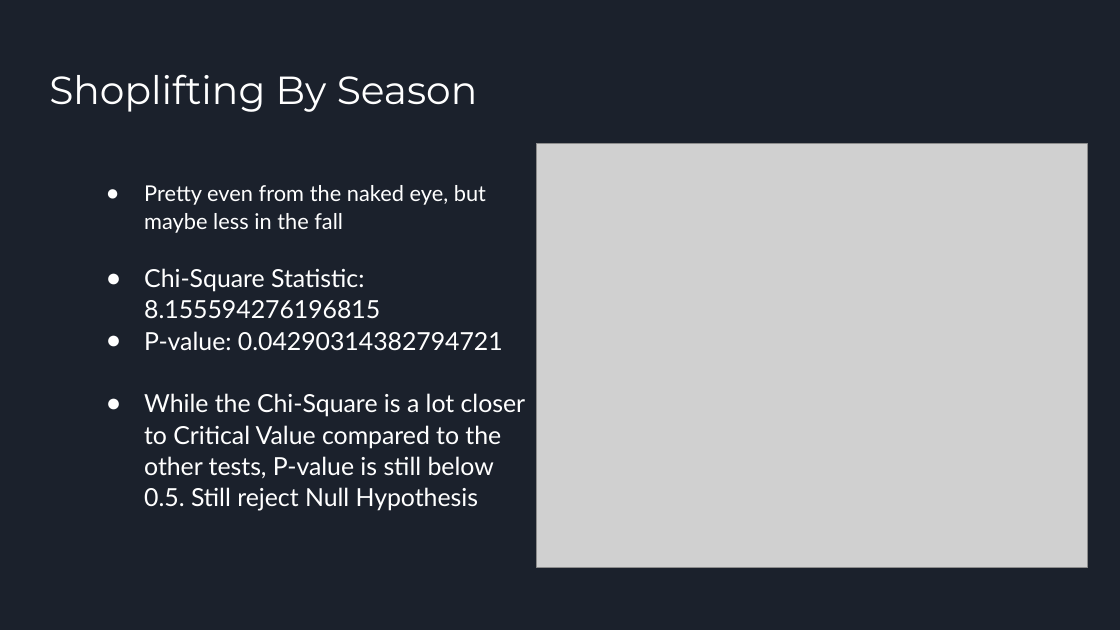
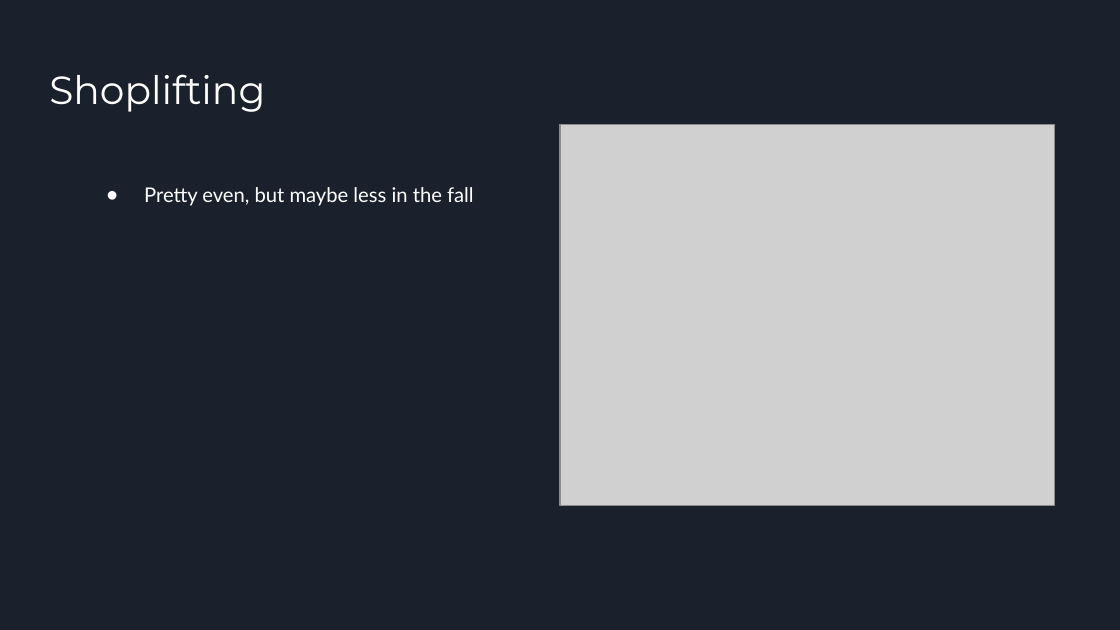
Before and after one commit to oddtexan/Project-1, a slide deck: slide 6 of Project 1 Presentation Final.pptx. Drawn at 1120x630 pixels with LibreOffice and Linux fonts; fonts in the diff are those of the drawing; grey boxes stand for pictures. Boxes give left, top, right and bottom in pixels: in the first picture for what was removed or moved away, otherwise in the second. Text is boxed around its words. In the diff, an @@ line names an element or a change of style, - is before the commit and + after.

```diff
--- a/Project 1 Presentation Final.pptx
+++ b/Project 1 Presentation Final.pptx
@@ title at [49,74,265,112]: text changed @@
-Shoplifting By Season
+Shoplifting
@@ picture: place and size @@
-picture at [536,143,1088,567]
+picture at [560,124,1055,505]
@@ text at [144,187,474,206]: text changed; size 16 to 13 pt @@
-● Pretty even from the naked eye, but maybe less in the fall
-● Chi-Square Statistic: 8.155594276196815
-● P-value: 0.04290314382794721
-● While the Chi-Square is a lot closer to Critical Value compared to the other tests, P-value is still below 0.5. Still reject Null Hypothesis
+● Pretty even, but maybe less in the fall
```
Also in this commit, not shown: 9 other slides changed, 3 slides added, 3 slides removed.
